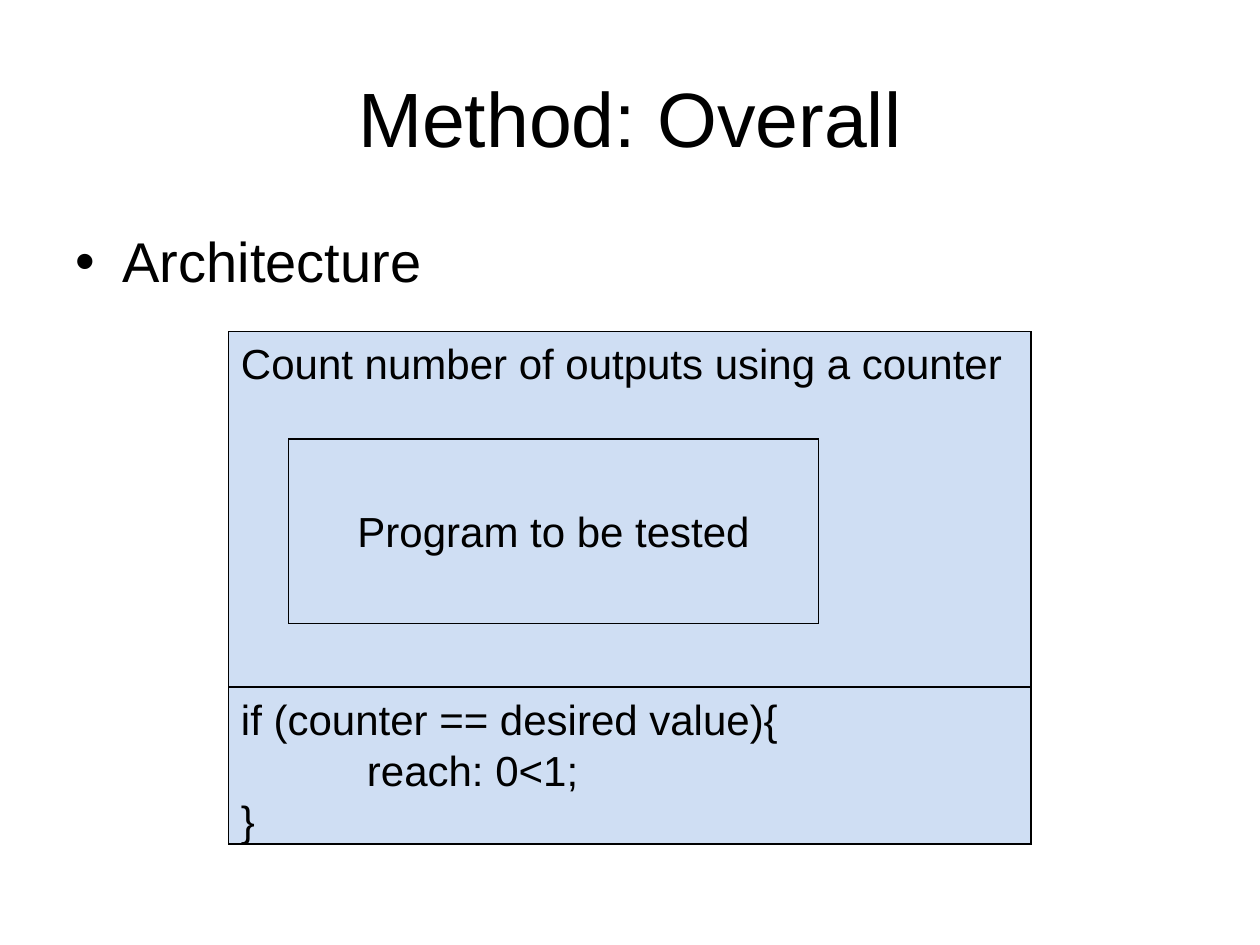
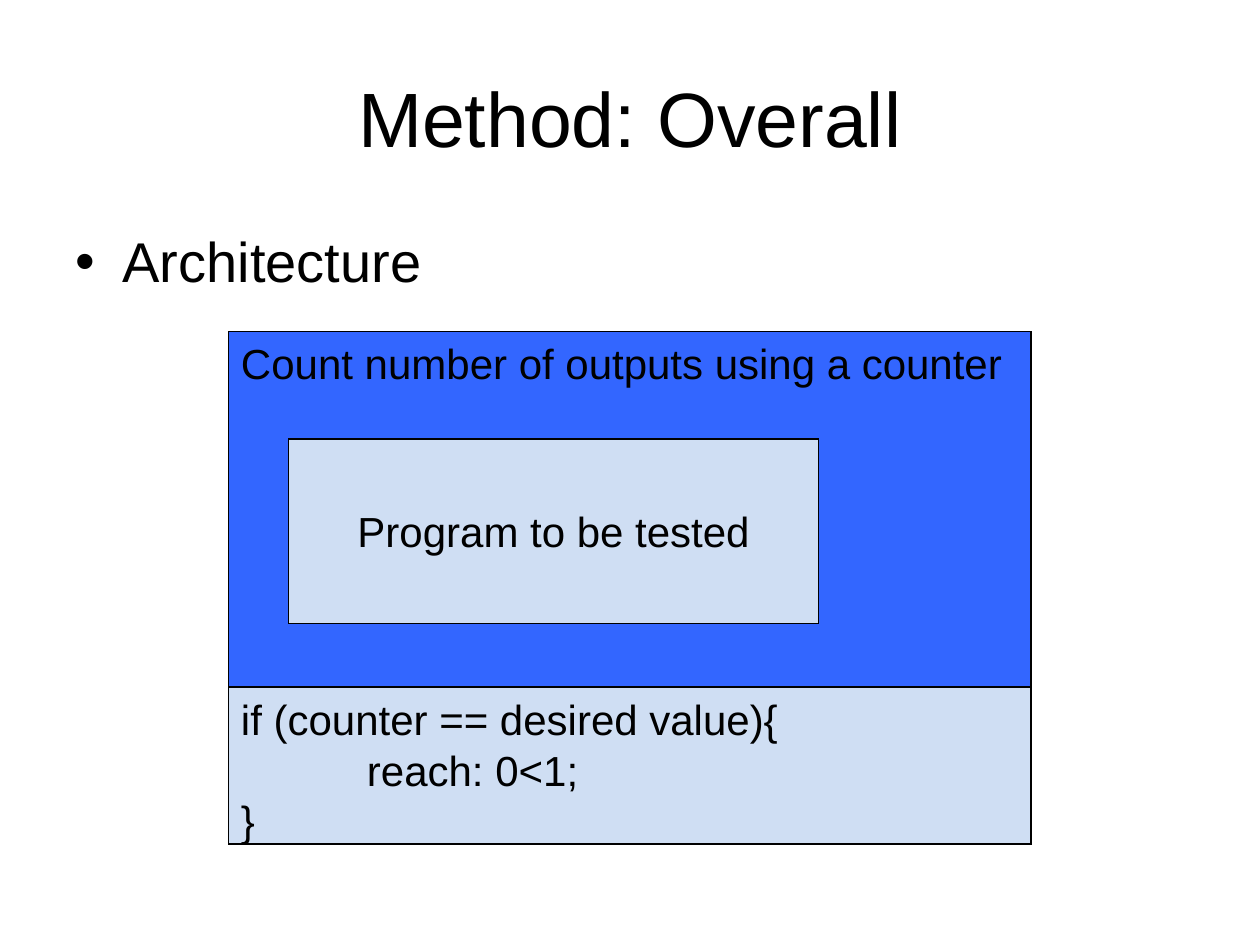
Before and after one commit to chenjiia/Thesis, a slide deck: slide 7 of thesis_presentation/presentation.ppt. Drawn at 1260x945 pixels with LibreOffice and Linux fonts; fonts in the diff are those of the drawing. Boxes give left, top, right and bottom in pixels: in the first picture for what was removed or moved away, otherwise in the second. Text is boxed around its words. In the diff, an @@ line names an element or a change of style, - is before the commit and + after.

```diff
--- a/thesis_presentation/presentation.ppt
+++ b/thesis_presentation/presentation.ppt
@@ rectangle "Count number of outputs using ..." at <box>228,331,1031,687</box>: fill #CFDEF3 to #3366FF @@
```
Also in this commit, not shown: 4 other slides changed.
